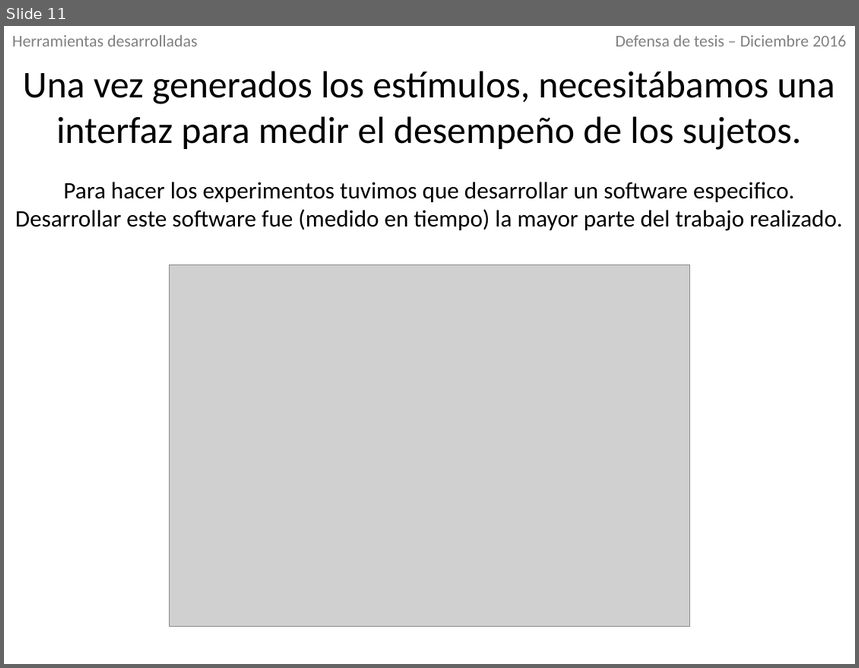
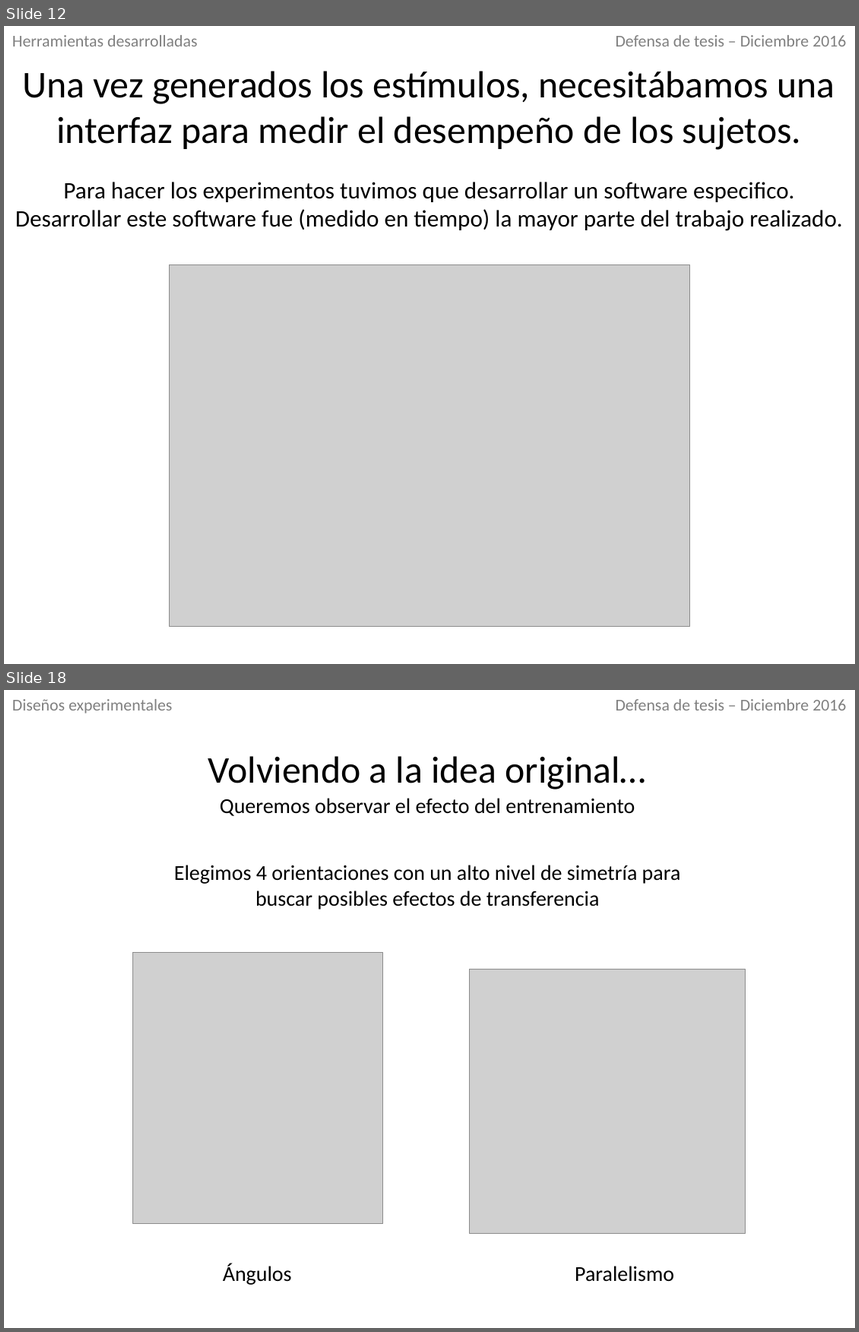
Before and after one commit to IoniUTDT/RedaccionTesis, a slide deck: Defensa/Defensa.pptx. Shown one above the other, each under a label of ours: slide 11 before the commit, slides 12 and 18 after it; the slides between them are not shown. The pictures are 859x668 and 859x1332 pixels, drawn with LibreOffice and Linux fonts; fonts in the diff are those of the drawing; grey boxes stand for pictures. Boxes give left, top, right and bottom in pixels: in the first picture for what was removed or moved away, otherwise in the second. Text is boxed around its words. In the diff, an @@ line names an element or a change of style, - is before the commit and + after.

```diff
--- a/Defensa/Defensa.pptx
+++ b/Defensa/Defensa.pptx
@@ slide 18 added at <box>4,690,855,1328</box>, background #FFFFFF @@
@@ text added at <box>12,699,172,714</box>, 14 pt, text #808080 @@
+Diseños experimentales
@@ text added at <box>616,699,846,711</box>, 14 pt, text #808080 @@
+Defensa de tesis – Diciembre 2016
@@ text added at <box>208,756,646,790</box>, 32 pt, text #000000 @@
+Volviendo a la idea original…
@@ text added at <box>220,798,635,816</box>, 18 pt, text #000000 @@
+Queremos observar el efecto del entrenamiento
@@ text added at <box>174,865,681,910</box>, 18 pt, text #000000 @@
+Elegimos 4 orientaciones con un alto nivel de simetría para buscar posibles efectos de transferencia
@@ picture added at <box>133,952,382,1224</box> @@
@@ picture added at <box>470,969,746,1234</box> @@
@@ text added at <box>223,1264,292,1285</box>, 18 pt, text #000000 @@
+Ángulos
@@ text added at <box>575,1266,674,1282</box>, 18 pt, text #000000 @@
+Paralelismo
@@ what was slide 11 is now slide 12 @@
```
Also in this commit, not shown: 4 slides changed, 8 other slides added, 31 other files.
